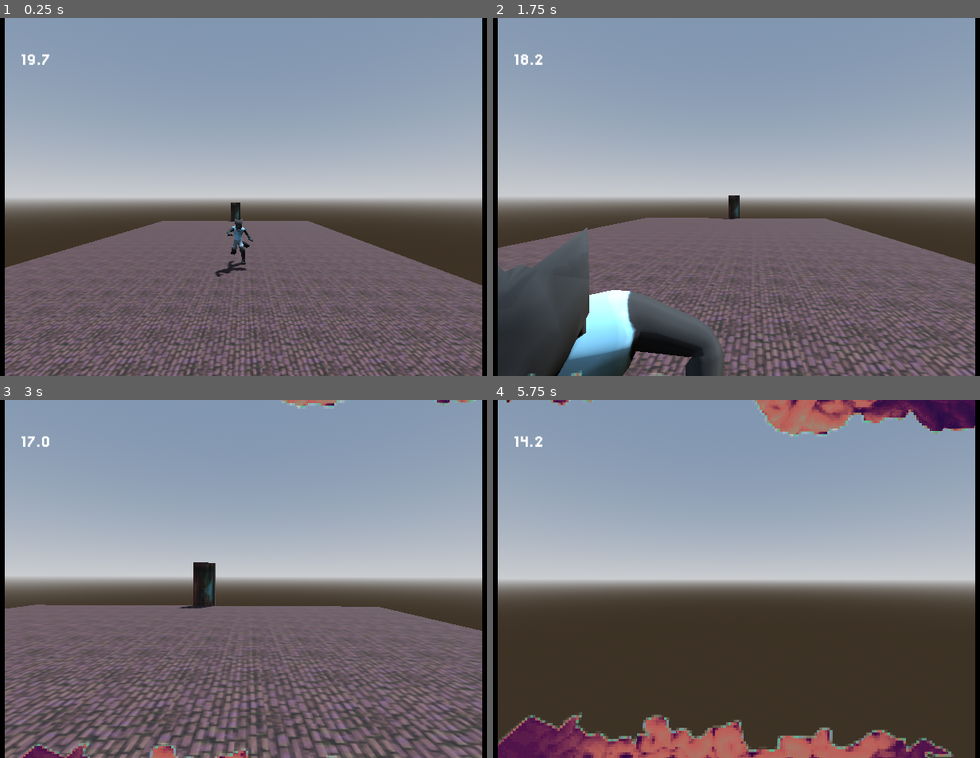
Above: before the commit, frames 1-4 (two rows, left to right).
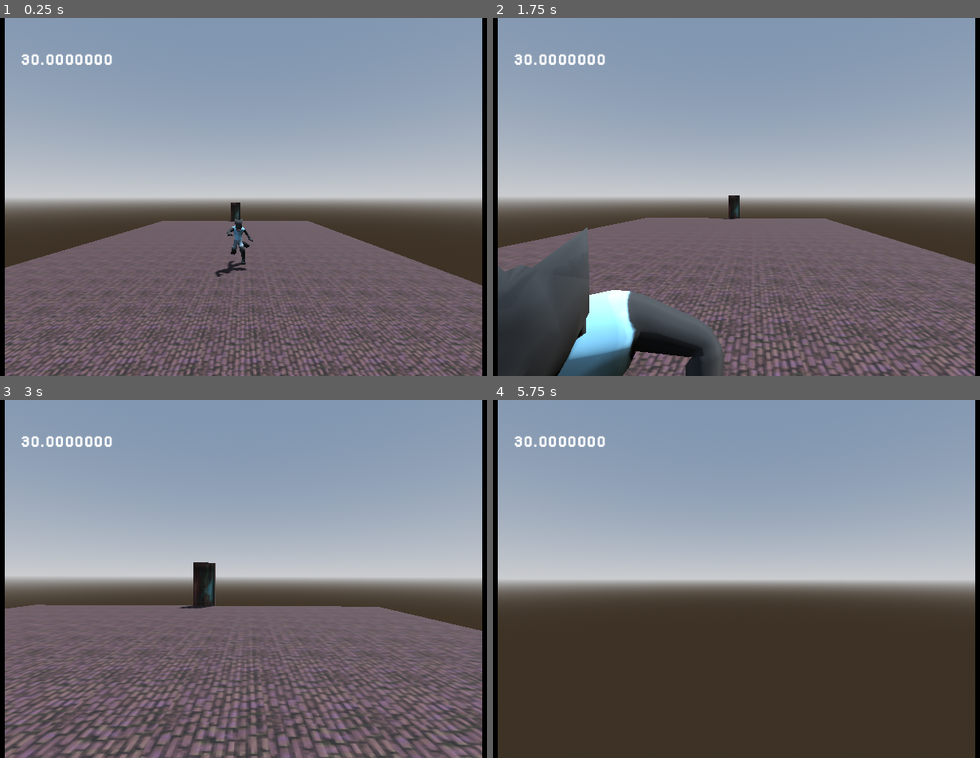
Above: after the commit, the same moments.

Repository: slop-inc/algebra-game-jam
Game: Godot game, scene res://scenes/enemy/enemy_room_test.tscn
The game is run twice, just before and just after one commit, with the same random seed, the same clock (stepped at 60 frames per second) and the same inputs. This scene is started directly instead of the project's main scene.
Inputs (mouse positions are in pixels of both pictures, inside the frame that each line leads up to):
- Up to frame 1 (0.25 s): no input
- Up to frame 2 (1.75 s): tap Enter at 0.5 s; move the mouse to (770, 197) at 0.52 s; hold W (up_move) from 0.53 s (still down); tap Shift (dash) at 0.6 s; click (770, 197) at 0.67 s; tap Space (jump) at 0.77, 1.07, 1.52, 1.55 s; tap Ctrl (slam) at 0.8, 1.35 s; move the mouse to (702, 197) at 1.27 s
- Up to frame 3 (3 s): keep holding W (up_move); tap Space (jump) at 1.82, 2.1 s; move the mouse to (258, 571) at 2.02 s; tap Shift (dash) at 2.3, 2.85 s; move the mouse to (233, 586) at 2.77 s; click (233, 586) at 2.92 s
- Up to frame 4 (5.75 s): keep holding W (up_move); tap Space (jump) at 3.02, 3.32, 3.77, 3.8, 4.07, 4.52, 4.82 s; tap Ctrl (slam) at 3.05, 5.1 s; move the mouse to (785, 582) at 3.52 s; right-click (785, 582) at 3.6 s; move the mouse to (687, 575) at 4.27 s; click (687, 575) at 4.35 s; tap Shift (dash) at 4.55 s; move the mouse to (746, 579) at 5.02 s; click (746, 579) at 5.17 s

The runs differ from the first frame. In frame 1, 0.3% of the frame differs, in the area x 4-24%, y 10-14%; in frame 2, 0.4%; in frame 3, 1.3%; in frame 4, 10%, in the area x 0-100%, y 0-100%.

Commit message:
temporarily remove functions from the player so other people can test

Diff:
--- a/scenes/player_movement_test/player.gd
+++ b/scenes/player_movement_test/player.gd
@@ -86,25 +86,19 @@
 
 # Dash Function
 func _dash():
-	#print("Dashed")
 	dashed_bool = true
-	#self.global_position = dash_point.global_position
 	var direction = camera.global_basis * Vector3.FORWARD
 	velocity.x = direction.x * dash_strength
 	velocity.z = direction.z * dash_strength
 	velocity.y = direction.y * dash_strength
-	#print(dashed_bool)
 
 func _slam():
-	#print("Slamed")
 	slamed_bool = true
 	velocity.x = 0
 	velocity.z = 0
 	velocity.y = -slam_strength
 
 func _punch():
-	# I am ChatGPT and i wrote this code, uggggghhh im jorking it ughhhhhhh
-	#print("Punched")
 	var hit = hit_ray.get_collider()
 	var sway = randf_range(0,10)
 
@@ -125,8 +119,6 @@
 	timer.set_wait_time(current_time + amount)
 
 func _kick():
-	# I am ChatGPT and i wrote this code, uggggghhh im jorking it ughhhhhhh
-	#print("Kicked")
 	var hit = hit_ray.get_collider()
 	var sway = randf_range(0,10)
 
@@ -152,13 +144,14 @@
 
 var dying = false
 func _process(float) -> void:
-	if !stop_meat:
-		meat_sound.volume_db = -50 + (50 * (1.0 - (timer.get_time_left() / timer.get_wait_time())))
-	ui.set_bar_percentage(timer.get_time_left() / timer.get_wait_time())
-	time_label.set_text(str(timer.get_time_left()).left(4))
-	if timer.get_time_left() <= 0 and !dying:
-		dying = true
-		_fade_away()
+	#if !stop_meat:
+	#	meat_sound.volume_db = -50 + (50 * (1.0 - (timer.get_time_left() / timer.get_wait_time())))
+	#ui.set_bar_percentage(timer.get_time_left() / timer.get_wait_time())
+	#time_label.set_text(str(timer.get_time_left()).left(4))
+	#if timer.get_time_left() <= 0 and !dying:
+	#	dying = true
+	#	_fade_away()
+	pass
 
 func _fade_away():
 	var sound_tween = get_tree().create_tween()
@@ -173,23 +166,18 @@
 
 	if dashed_bool:
 		dash_time += 1 * delta
-		#print(dash_time)
 		if dash_time >= 0.3:
 			dash_time = 0
 			dashed_bool= false
-			#print("Dash Done")
 
 	if wall_jump_bool:
 		wall_jump_time += 1 * delta
-		#print(wall_jump_time)
 		if wall_jump_time >= 0.3:
 			wall_jump_time = 0
 			wall_jump_bool= false
-			#print("WallJump Done")
 
 	if slamed_bool and is_on_floor():
 		slamed_bool = false
-		#print("Slam Done")
 
 	# Add the gravity.
 	if not is_on_floor():
@@ -222,13 +210,6 @@
 			velocity.z = direction.z * speed
 			if speed < max_speed:
 				speed = speed + accel
-		#elif SPEED > 0:
-			# Slow down
-			#SPEED = SPEED - DECEL
-			#velocity.x = move_toward(velocity.x, SPEED, delta)
-			#velocity.z = move_toward(velocity.z, SPEED, delta)
-
-			#print("SPEED:",SPEED)
 
 		else:
 			# Stop
@@ -242,7 +223,6 @@
 			velocity.z = direction.z * speed
 			if speed < max_speed:
 				speed = speed + accel
-			#print("SPEED:",speed)
 		else:
 			velocity.x = lerp(velocity.x, direction.x * speed, delta * 2.0)
 			velocity.y = lerp(velocity.y, direction.y * speed, delta * 2.0)
Binary file added: assets/tree_0.png
Not shown, added: assets/tree_0.png.import
